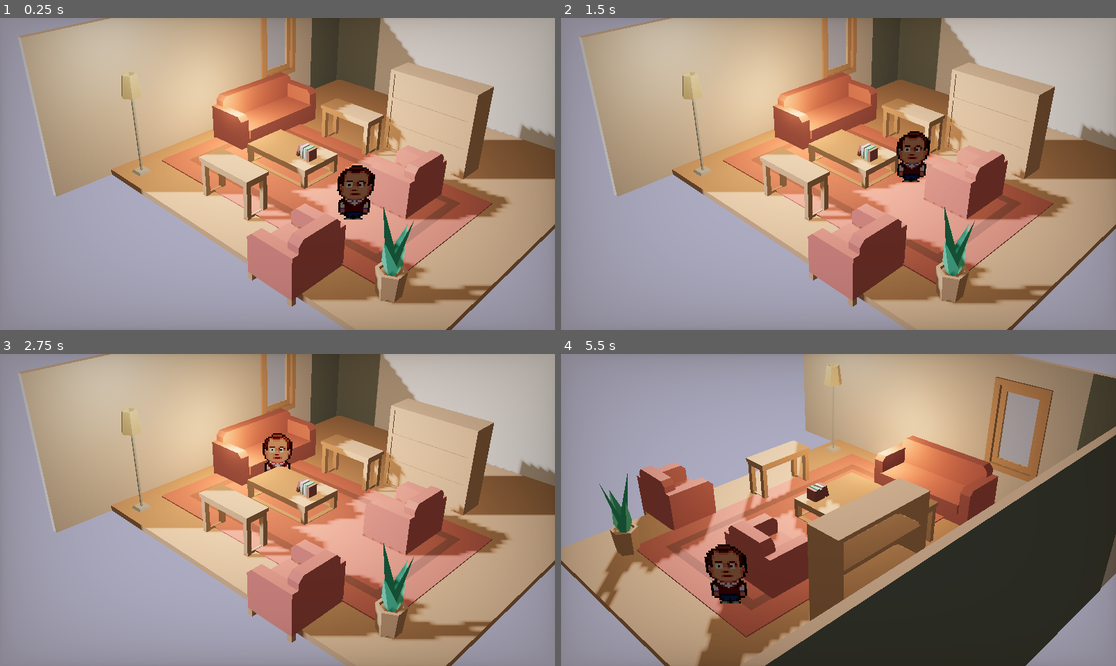
Above: before the commit, frames 1-4 (two rows, left to right).
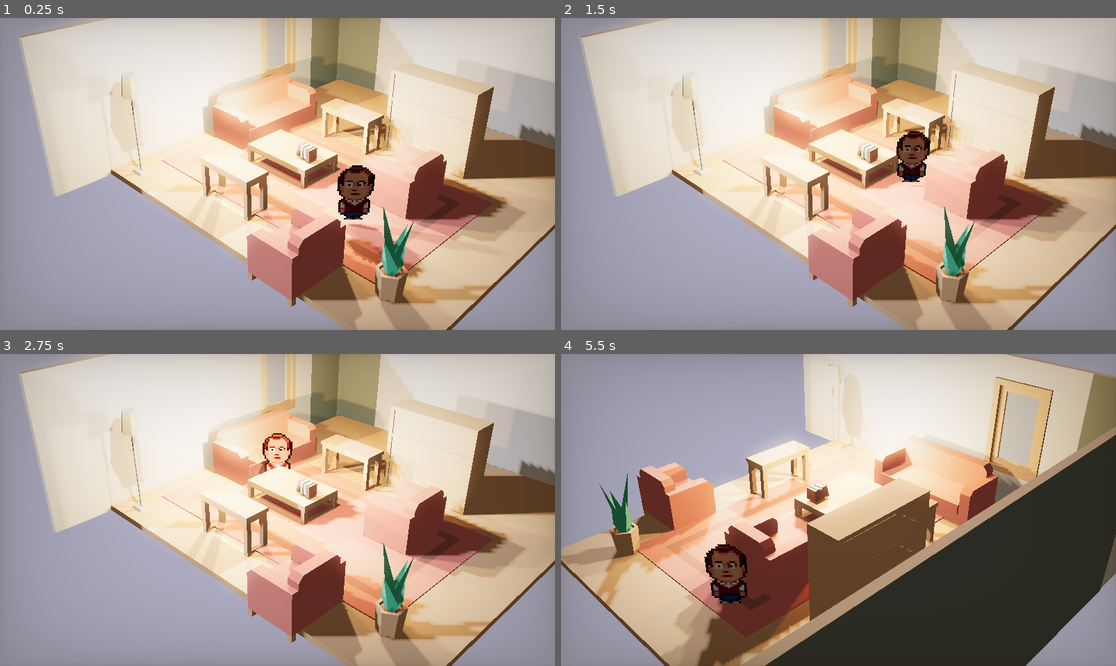
Above: after the commit, the same moments.

Repository: TerjeBallestad/godot-2D-HD
Game: Godot game, scene res://scenes/interior/interior_scene.tscn
The game is run twice, just before and just after one commit, with the same random seed, the same clock (stepped at 60 frames per second) and the same inputs.
Inputs (mouse positions are in pixels of both pictures, inside the frame that each line leads up to):
- Up to frame 1 (0.25 s): no input
- Up to frame 2 (1.5 s): tap Enter at 0.5 s; move the mouse to (960, 158) at 0.52 s; tap Q at 0.6 s; click (960, 158) at 0.67 s; drag from (727, 189) to (810, 236) at 1.27 s
- Up to frame 3 (2.75 s): move the mouse to (333, 441) at 2.02 s; tap R at 2.1 s; click (333, 441) at 2.17 s
- Up to frame 4 (5.5 s): drag from (810, 572) to (672, 463) at 2.77 s; move the mouse to (1005, 556) at 3.52 s; tap E at 3.6 s; click (1005, 556) at 3.67 s; drag from (672, 463) to (755, 432) at 4.27 s; move the mouse to (866, 510) at 5.02 s; tap Q at 5.1 s; click (866, 510) at 5.17 s

The runs differ from the first frame. In frame 1, 53% of the frame differs, in the area x 3-100%, y 0-97%; in frame 2, 54%; in frame 3, 55%; in frame 4, 40%.

Commit message:
feat(04-03): enable soft shadows on OmniLight3D lamp nodes
- TableLamp: shadow_enabled with blur 1.5
- FloorLamp: shadow_enabled with blur 1.5
- Fireplace: shadow_enabled with blur 2.0 (softer for diffuse fire)
- All use bias 0.02 and normal_bias 1.0 to reduce artifacts
- Dual shadow system: blob (Decal) + point light shadows

Diff:
--- a/scenes/interior/interior_scene.tscn
+++ b/scenes/interior/interior_scene.tscn
@@ -91,6 +91,10 @@
 light_color = Color(1, 0.85, 0.65, 1)
 light_energy = 0.245
 omni_attenuation = 1.2
+shadow_enabled = true
+shadow_blur = 1.5
+shadow_bias = 0.02
+shadow_normal_bias = 1.0
 
 [node name="FloorLamp" type="OmniLight3D" parent="Lighting/Lamps" unique_id=370763913]
 transform = Transform3D(1, 0, 0, 0, 1, 0, 0, 0, 1, -0.47949803, 1.2, 0.9)
@@ -98,6 +102,10 @@
 light_energy = 0.305
 omni_range = 4.0
 omni_attenuation = 1.2
+shadow_enabled = true
+shadow_blur = 1.5
+shadow_bias = 0.02
+shadow_normal_bias = 1.0
 
 [node name="Fireplace" type="OmniLight3D" parent="Lighting" unique_id=389766960]
 transform = Transform3D(1, 0, 0, 0, 1, 0, 0, 0, 1, -0.5297904, 0.5, 0)
@@ -105,6 +113,10 @@
 light_energy = 0.32
 omni_range = 3.0
 omni_attenuation = 1.5
+shadow_enabled = true
+shadow_blur = 2.0
+shadow_bias = 0.02
+shadow_normal_bias = 1.0
 
 [node name="Environment" type="Node3D" parent="." unique_id=446150029]
 
